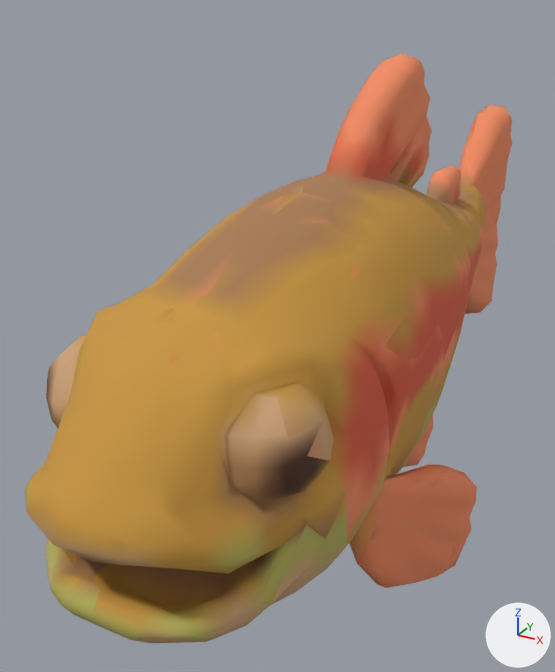
Two versions of the glTF model public/models/fish-golden-trout.glb, one commit apart.
Before and after are seen from a camera (50 mm lens) standing at (0.297, -0.771, 0.308) and looking at (-0.088, -0.07, -0.042). The lights are fixed; the arrows at lower right show +X, +Y and +Z. The older version comes first. Where no turn or scale is listed for an object, it has been applied to the vertices. Vertices at exactly the same position are counted once.

Objects in the first picture: 'tripo_node_fb857286-36ec-4872-afdc-c7388c483bf0'.
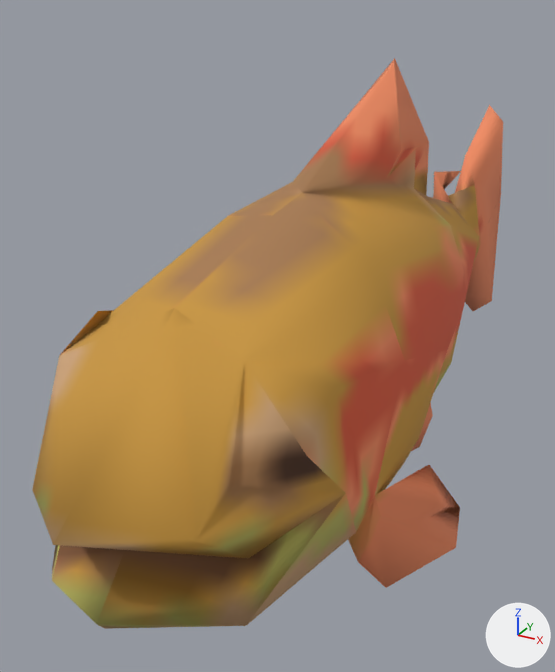
Where the newer file only moved an object's origin or applied its transform, the numbers keep the older frame.

Edits to the bpy script that builds the scene:
```text
Change me_tripo_mesh_fb857286_36ec_4872_afdc_c7388c483bf0:
    used by ob_tripo_node_fb857286_36ec_4872_afdc_c7388c483bf0; location = (0.0, 0.0, 0.0)
    remove me_tripo_mesh_fb857286_36ec_4872_afdc_c7388c483bf0.from_pydata(...)  # 1241 vertices, 2478 faces; spans x -0.167..0.167, y -0.5..0.5, z -0.256..0.256
    add me_tripo_mesh_fb857286_36ec_4872_afdc_c7388c483bf0.from_pydata(...)  # 152 vertices, 298 faces; spans x -0.161..0.157, y -0.5..0.492, z -0.25..0.25
    me_tripo_mesh_fb857286_36ec_4872_afdc_c7388c483bf0 part 1: 1089 vertices removed from x -0.167..0.167, y -0.496..0.5, z -0.256..0.256
```

Pixel boxes [x1, y1, x2, y2] of what changed, in the pictures (555 x 672 px):
'tripo_node_fb857286-36ec-4872-afdc-c7388c483bf0', reshaped: before [25, 53, 512, 643]; after [32, 58, 503, 629]
part 1 of me_tripo_mesh_fb857286_36ec_4872_afdc_c7388c483bf0, deleted (orange): before [25, 53, 512, 643]
